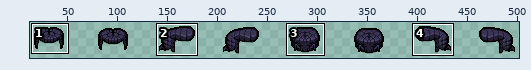
File history of a sprite sheet, resources/gfx/jotaro/characters/players/cosmetic_head.png. The first picture is a wide view before the edit; the outline marks the close-up.
Close-up. As it was:
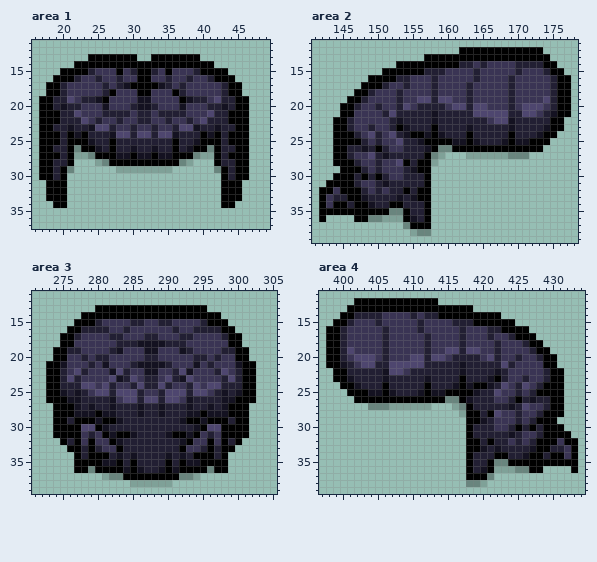
The file is 512x64 pixels. Pixels under 10% opacity are left out. Colours within 5 levels of each other are drawn and written as one. Shown: area 1: x 16..49, y 11..37; area 2: x 141..178, y 11..39; area 3: x 271..305, y 11..39; area 4: x 397..434, y 11..39. The wide view leaves out empty margins. The commit also changed other parts of the picture, which this record leaves out.
The result:
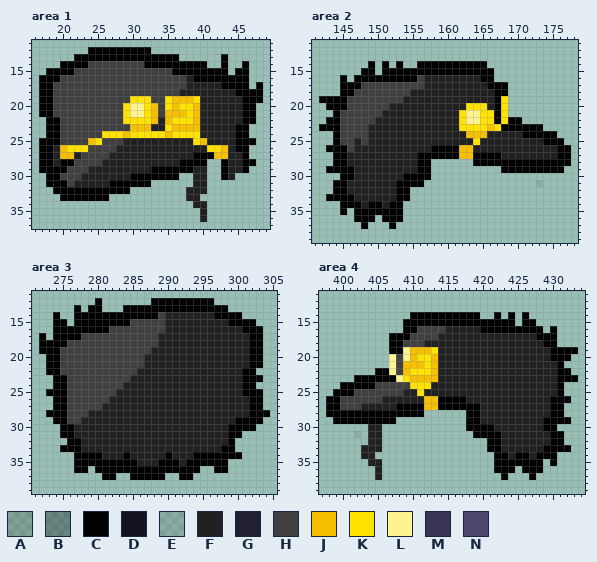
Palette (. is transparent): A #00000027  B #0000004d  C #000000  D #141221  E #2121211d  F #212121  G #221f33  H #404040  J #f5c000  K #ffe200  L #fff291  M #3a3454  N #4e466f
Changes in this commit:
Changed rows in their new state; - is an unchanged pixel.
Area 1:
first column x 17:
12 -------CCCCCCCCC----------------
13 -----CC-------CC----...---C-----
14 ---CC--HHHHHHHH---------.-C--C--
15 -CC--HHHHHHHHHHHHHHCCCC-----CC--
16 CC-HHHHHHHHHHHHHHHHHHFCCC---CC--
17 C-HHHHHHHHHHHHHHHHHHHFFFFFC--C-C
18 C-HHHHHHHHHHHHHHHHHHFFFFFFFF-CCC
19 --HHHHHHHHHHHKKKHHKJJJKFFFFFF-CC
20 --HHHHHHHHHHKLLKJHKJKKJFFFFFF-C-
21 --HHHHHHHHHHKLLKJHJJJKJFFFFFF-C-
22 .--HHHHHHHHHKKKKJFJKKKJFFFFFF-C-
23 .-CHHHHHHHHHHJJJFFKJJJJFFFFF----
24 .--HHHHHHKKKJKKKKKJKKKKFFFFF----
25 ---HHHHJKHHHFFFFFFFFFFKJFFFF--C-
26 --FJKKKHHHHFFFFFFFFFFFFFKKJF----
27 --FJJFHHHHFFFFFFFFFFFFCCCJJFF---
28 --FC-HHHHFFFFFFFFFFFCCCC-.CFF-C-
29 --C-HHHFFFFFFFFFCCCCCCFF-.-FF---
30 .-CHHHFFFFFFFCCCCCCC--FF---F..--
31 ----HFFFFFCCCCCC------FF--...---
32 -.--CCCCCCCCC--------FFF--...---
33 -..-CCCCCC-----------FF---...---
34 --..------------------FF--..----
35 -----------------------F--------
36 -----------------------F--------
Area 2:
first column x 142:
12 --------------------............----
13 ---------------..................---
14 -------C-C--..------CCCC..........--
15 ------CC-------CCCCCCCCCC..........-
16 ---C-CC----CCCHFFFFFFFFCC...........
17 ---CCCHHHHHHHHHFFFFFFFFFCCC.........
18 ---CCHHHHHHHHFFFFFFFFFFFFCC.........
19 CCCCHHHHHHHHFFFFFFFFFFFFFCK.........
20 -CC-HHHHHHFFFFFFFFFFFKKKFCK.........
21 --CHHHHHHFFFFFFFFFFFKLLKKCK.........
22 -C-HHHHHFFFFFFFFFFFFKLLKKCKCC......-
23 CC-HHHHFFFFFFFFFFFFFKKKKJKCCCCCC...-
24 ---HHHHFFFFFFFFFFFFFFJJJFFFFFCCC----
25 ---HHFHFFFFFFFFFFFFFFFKFFFFFFFFF-CC-
26 -C--HFFFFFFFFFFF-CC-JJFFFFFFFFFFFFCC
27 ----FFFFFFFFFFC-CCCCJJCCCCFFFFFFFFCC
28 ----FFFFFFFFFF--.-----CCCCCCCCCCCCCC
29 -CC--FFFFFFFFF------------CCCCCCCCC-
30 --.--FFFFFFFCCC---------------------
31 -.--FFFFFFFCCCC.---------------E----
32 ..C-FFFFFFFC-...--------------------
33 .CCC-FFFFFFCC...--------------------
34 ...-C-FCCF--....--------------------
35 ...-.-----CC....--------------------
36 .------C.CCC....--------------------
37 ------C---C-....--------------------
38 -------------...--------------------
Area 3:
first column x 272:
12 --------C-------CCCCCCCCC--------
13 -----C-C-...------------CCC------
14 --C--C-----------HFFFFFFF-CCC----
15 --CC----CCCCCHHHHHFFFFFFFFFCCCC--
16 --CC--CCCCHHHHHHHHFFFFFFFFFFFCCC-
17 C-C--CHHHHHHHHHHHFFFFFFFFFFFFFCC-
18 CCC-HHHHHHHHHHHHHFFFFFFFFFFFFFCC-
19 CC-HHHHHHHHHHHHHFFFFFFFFFFFFFFCC-
20 -C-HHHHHHHHHHHHFFFFFFFFFFFFFFFCC-
21 ---HHHHHHHHHHHHFFFFFFFFFFFFFFF-C-
22 ---HHHHHHHHHHHFFFFFFFFFFFFFFF----
23 -.-CHHHHHHHHHFFFFFFFFFFFFFFFF--C-
24 -.-CHHHHHHHHFFFFFFFFFFFFFFFFF----
25 ---CHHHHHHHFFFFFFFFFFFFFFFFFF--C-
26 -.--HHHHHHFFFFFFFFFFFFFFFFFFFF-C-
27 ----HHHHHFFFFFFFFFFFFFFFFFFFFFCC-
28 -C--HHHFFFFFFFFFFFFFFFFFFFFFFFCCC
29 ----HHFFFFFFFFFFFFFFFFFFFFFF--CC-
30 --.--FFFFFFFFFFFFFFFFFFFFFF---C--
31 --.--FFFFFFFFFFFFFFFFFFFFFF--.---
32 ---.C-FFFFFFFFFFFFFFFFFFFFFC.----
33 ---C--FFFFFFFFFFFFFFFFFFFF-------
34 ------C--FFFCFFFFFCFFF---C-CC----
35 ---------CC-C-FFFC-CFCC----------
36 -------.----C-CCCC-C---..--------
37 ---------CC..-----..CC.----------
38 -------------......--------------
Area 4:
first column x 398:
12 ----............--------------------
13 ---..................---------------
14 --..........CCCC------..--C-C-------
15 -..........CCCCCCCCCC-------CC------
16 ...........CCHHHHFFFFFCCC----CC-C---
17 .........CCCHHHHFFFFFFFFFFFFFFCCC---
18 .........CCHHHFFFFFFFFFFFFFFFFFCC---
19 .........CCLJJJKFFFFFFFFFFFFFFFFCCCC
20 .........LHLJKKJFFFFFFFFFFFFFFFF-CC-
21 .........LHJJJKJFFFFFFFFFFFFFFFFFC--
22 -......CCLHJKKKJFFFFFFFFFFFFFFFFF-C-
23 -...CCCCCCLKJJJJFFFFFFFFFFFFFFFFF-CC
24 ----CCCHHHHHKKKFFFFFFFFFFFFFFFFFF---
25 -CC-HHHHHHHFFKFFFFFFFFFFFFFFFFFFF---
26 CCHHHHHHFFFFFFJJ-CC-FFFFFFFFFFFF--C-
27 CCHHHFFFFFCCCCJJCCCC-CFFFFFFFFFF----
28 CCCCCCCCCCCCCC-----.--FFFFFFFFFF----
29 -CCCCCCCCC------------FFFFFFFFF--CC-
30 ------FF-------------CCCFFFFFFF--.--
31 ----E-FF------------.CCCCFFFFFFF--.-
32 ------FF------------...-CFFFFFFF-C..
33 -----FFF------------...CCFFFFFF-CCC.
34 -----FF-------------....--FCCF-C-...
35 ------FF------------....CC-----.-...
36 -------F------------....CCC.C------.
37 -------F------------....-C---C------
38 --------------------...-------------
Where, in picture pixels (left, top, right, bottom), the same in both close-ups:
changed: (39, 47, 263, 222)
changed: (319, 47, 571, 236)
changed: (39, 298, 270, 487)
changed: (326, 298, 578, 487)
